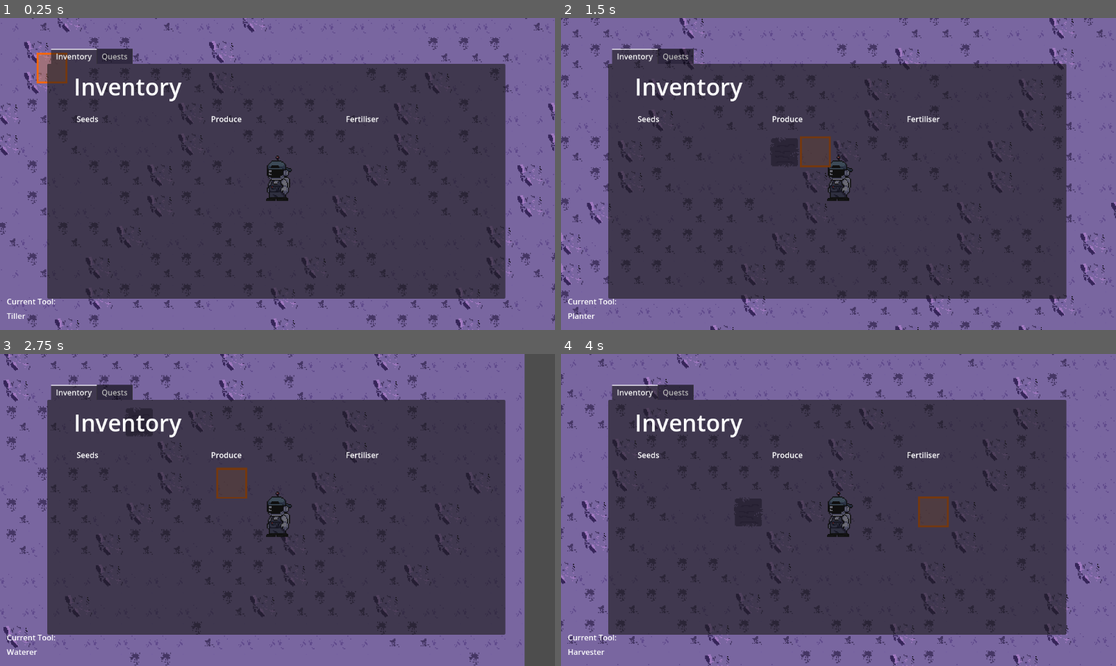
Above: before the commit, frames 1-4 (two rows, left to right).
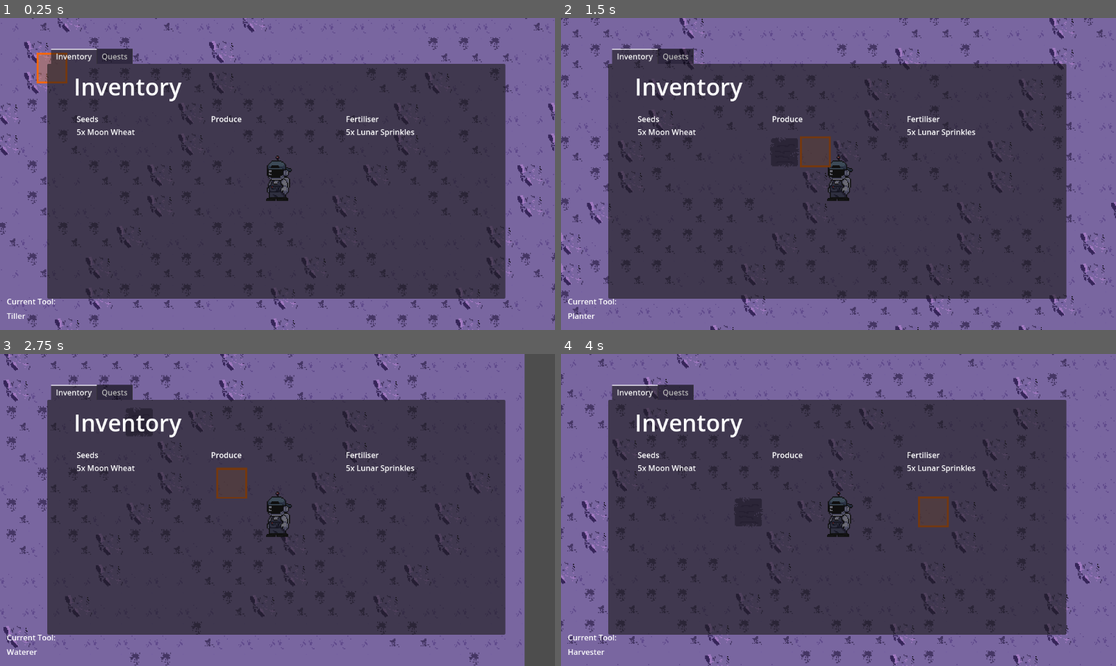
Above: after the commit, the same moments.

Repository: DevFTB/Moonbeam-Meadows
Game: Godot game, scene res://Level/moon.tscn
Two runs of this game, one before a commit and one after it. Both use one fixed random seed, a clock stepped at 60 frames per second and the inputs below.
Inputs (mouse positions are in pixels of both pictures, inside the frame that each line leads up to):
- Up to frame 1 (0.25 s): no input
- Up to frame 2 (1.5 s): tap Enter at 0.5 s; move the mouse to (960, 158) at 0.52 s; hold D (move_right) 0.53-1.28 s; hold 1 (select_tool1) 0.53-1.28 s; click (960, 158) at 0.67 s; move the mouse to (727, 189) at 1.27 s; hold S (move_down) from 1.28 s (still down); tap 2 (select_tool2) at 1.35 s
- Up to frame 3 (2.75 s): move the mouse to (333, 441) at 2.02 s; release S (move_down) at 2.03 s; hold D (move_right) from 2.03 s (still down); hold 3 (select_tool3) from 2.03 s (still down)
- Up to frame 4 (4 s): move the mouse to (810, 572) at 2.77 s; release D (move_right) at 2.78 s; release 3 (select_tool3) at 2.78 s; hold W (move_up) 2.78-3.53 s; tap 4 (select_tool4) at 2.85 s; click (810, 572) at 2.92 s; move the mouse to (1005, 556) at 3.52 s; hold A (move_left) from 3.53 s (still down); hold 5 (select_tool5) from 3.53 s (still down)

The runs differ from the first frame. In frame 1, 0.2% of the frame differs, in the area x 13-75%, y 35-39%; in frame 2, 0.2%; in frame 3, 0.2%; in frame 4, 0.2%.

Commit message:
implement quest chaining

Diff:
--- a/GUI/InventoryGUI.gd
+++ b/GUI/InventoryGUI.gd
@@ -4,6 +4,7 @@
 
 # Called when the node enters the scene tree for the first time.
 func _ready():
+	inventory.inventory_modified.connect(update_text)
 	pass # Replace with function body.
 
 
--- a/Level/Quests/QuestGUI.gd
+++ b/Level/Quests/QuestGUI.gd
@@ -1,17 +1,18 @@
 extends Control
 
-@export var inventory : InventoryComponent
-@export var level: Level
+var inventory : InventoryComponent
+var level: Level
 
 var campaign_quest_colour = Color.GOLD
-var optional_quest_color = Color.BLUE
+var optional_quest_colour = Color.BLUE
+var no_quest_colour = Color.GRAY
 
 var quest = null
 
+var submit_callback = null
+
 func ready():
 	pass
-
-
 
 func set_quest(new_quest: QuestResource):
 	quest = new_quest
@@ -19,7 +20,7 @@
 	$VBoxContainer/RequirementsLabel.text = quest.get_requirements_text()
 	$VBoxContainer/RewardsLabel.text = quest.get_reward_text()
 
-	$Panel.modulate = campaign_quest_colour if quest.is_campaign_quest else optional_quest_color
+	$Panel.modulate = campaign_quest_colour if quest.is_campaign_quest else optional_quest_colour
 	$VBoxContainer.visible = true
 	$VBoxContainer/ClaimButton.disabled = !quest.can_claim(level, inventory)
 	pass
@@ -29,5 +30,13 @@
 	quest = null
 
 	$VBoxContainer.visible = false
-	$Panel.modulate = optional_quest_color
+	$Panel.modulate = no_quest_colour
+	submit_callback = null
 	pass
+
+
+func connect_to_claim(callable: Callable):
+	if submit_callback == null:
+		submit_callback = callable
+		$VBoxContainer/ClaimButton.connect("pressed", submit_callback)
+	pass # Replace with function body.
--- a/Level/Quests/QuestManager.gd
+++ b/Level/Quests/QuestManager.gd
@@ -1,6 +1,9 @@
 extends Node
 
 @export var quests : Array[QuestResource] = []
+
+@export var player_inventory : InventoryComponent
+var level = get_parent()
 
 signal active_quests_updated(quests)
 
@@ -15,6 +18,18 @@
 		activate_quest(quest)
 	pass # Replace with function body.
 
+func claim_quest(quest: QuestResource):
+	if quest.claim_quest(level, player_inventory):
+		completed_quests.append(quest)
+		active_quests.erase(quest)
+		if quest.is_campaign_quest:
+			for cq in get_candidate_quests(true):
+				activate_quest(cq)
+
+	else:
+		print("Quest %s not completed" % quest.quest_id)
+	pass
+
 func activate_quest(quest: QuestResource):
 	if quest in active_quests:
 		return
@@ -27,7 +42,7 @@
 func get_candidate_quests(campaign_only = false):
 	var candidate_quests = []
 	for quest in quests:
-		if quest.has_predecessors(completed_quests.map(func (x): return x.quest_id)) and (not campaign_only or quest.is_campaign_quest):
+		if not completed_quests.has(quest) and (not campaign_only or quest.is_campaign_quest) and quest.has_predecessors(completed_quests.map(func (x): return x.quest_id)):
 			candidate_quests.append(quest)
 	return candidate_quests
 
--- a/Level/Quests/QuestResource.gd
+++ b/Level/Quests/QuestResource.gd
@@ -12,13 +12,13 @@
 @export var reward_text = "Rewards are nil."
 
 @export var predecessor_quest_ids : Array[int] = []
+
 var rewards: Dictionary = {}
 func can_claim(_level : Level, inv_comp : InventoryComponent):
 	var inventory = inv_comp.inventory
 	var valid = true
 	for q_item in quest_items:
 		if not inventory.has(q_item) or inventory[q_item] < quest_items[q_item]:
-
 			valid = false
 	return valid
 # attempts to claim the quest by checking if it can first then removing items from the given inventory.
--- a/Level/Quests/QuestsGUI.gd
+++ b/Level/Quests/QuestsGUI.gd
@@ -11,6 +11,8 @@
 func _ready():
 	quest_manager.active_quests_updated.connect(_on_active_quests_updated)
 	for qb in quest_boxes:
+		qb.inventory = quest_manager.player_inventory
+		qb.level = quest_manager.level
 		qb.unset_quest()
 	pass # Replace with function body.
 
@@ -22,8 +24,8 @@
 	quests = new_quests
 	for i in range(quests.size()):
 		quest_boxes[i].set_quest(quests[i])
+		quest_boxes[i].connect_to_claim(func(): quest_manager.claim_quest(quests[i]))
 	pass
-
 
 func _on_phone_gui_opened_menu():
 	set_quests(quests)
--- a/Level/moon.tscn
+++ b/Level/moon.tscn
@@ -203,34 +203,27 @@
 grow_horizontal = 2
 grow_vertical = 2
 
-[node name="QuestDisplay1" parent="CanvasLayer/GUI/PhoneGUI/Quests/HBoxContainer" node_paths=PackedStringArray("inventory", "level") instance=ExtResource("12_nsnn6")]
-layout_mode = 2
-inventory = NodePath("../../../../../../Player/ProduceInventory")
-level = NodePath("../../../../../..")
-
-[node name="QuestDisplay2" parent="CanvasLayer/GUI/PhoneGUI/Quests/HBoxContainer" node_paths=PackedStringArray("inventory", "level") instance=ExtResource("12_nsnn6")]
-layout_mode = 2
-inventory = NodePath("../../../../../../Player/ProduceInventory")
-level = NodePath("../../../../../..")
-
-[node name="QuestDisplay3" parent="CanvasLayer/GUI/PhoneGUI/Quests/HBoxContainer" node_paths=PackedStringArray("inventory", "level") instance=ExtResource("12_nsnn6")]
-layout_mode = 2
-inventory = NodePath("../../../../../../Player/ProduceInventory")
-level = NodePath("../../../../../..")
-
-[node name="QuestDisplay4" parent="CanvasLayer/GUI/PhoneGUI/Quests/HBoxContainer" node_paths=PackedStringArray("inventory", "level") instance=ExtResource("12_nsnn6")]
-layout_mode = 2
-inventory = NodePath("../../../../../../Player/ProduceInventory")
-level = NodePath("../../../../../..")
+[node name="QuestDisplay1" parent="CanvasLayer/GUI/PhoneGUI/Quests/HBoxContainer" instance=ExtResource("12_nsnn6")]
+layout_mode = 2
+
+[node name="QuestDisplay2" parent="CanvasLayer/GUI/PhoneGUI/Quests/HBoxContainer" instance=ExtResource("12_nsnn6")]
+layout_mode = 2
+
+[node name="QuestDisplay3" parent="CanvasLayer/GUI/PhoneGUI/Quests/HBoxContainer" instance=ExtResource("12_nsnn6")]
+layout_mode = 2
+
+[node name="QuestDisplay4" parent="CanvasLayer/GUI/PhoneGUI/Quests/HBoxContainer" instance=ExtResource("12_nsnn6")]
+layout_mode = 2
 
 [node name="SelectionMarker" type="Sprite2D" parent="." node_paths=PackedStringArray("reference_node")]
 texture = ExtResource("11_8edbx")
 script = ExtResource("12_fbvmq")
 reference_node = NodePath("../Player")
 
-[node name="QuestManager" type="Node" parent="."]
+[node name="QuestManager" type="Node" parent="." node_paths=PackedStringArray("player_inventory")]
 script = ExtResource("15_wrucv")
 quests = Array[Resource("res://Level/Quests/QuestResource.gd")]([ExtResource("16_oiwbj"), ExtResource("17_k2pda")])
+player_inventory = NodePath("../Player/ProduceInventory")
 
 [connection signal="tool_changed" from="Player" to="CanvasLayer/GUI/ToolGUI" method="_on_player_tool_changed"]
 [connection signal="opened_menu" from="CanvasLayer/GUI/PhoneGUI" to="CanvasLayer/GUI/PhoneGUI/Inventory/InventorySections/VBoxContainer/Label2" method="_on_phone_gui_opened_menu"]
--- a/Player/InventoryComponent.gd
+++ b/Player/InventoryComponent.gd
@@ -8,6 +8,8 @@
 
 # -1 means infinite stack size.
 @export var stack_size = -1
+
+signal inventory_modified
 
 var inventory = {}
 var selected = null
@@ -22,6 +24,8 @@
 	if selected == null:
 		selected = inventory.keys().front()
 
+	inventory_modified.emit()
+
 func remove(item: Variant, amount : int = 1):
 	if inventory.has(item):
 		inventory[item] -= amount
@@ -31,6 +35,7 @@
 
 			if selected == item:
 				selected = null
+		inventory_modified.emit()
 	else:
 		print("warning: tried to spend item that was not in seed inventory.")
 	pass
